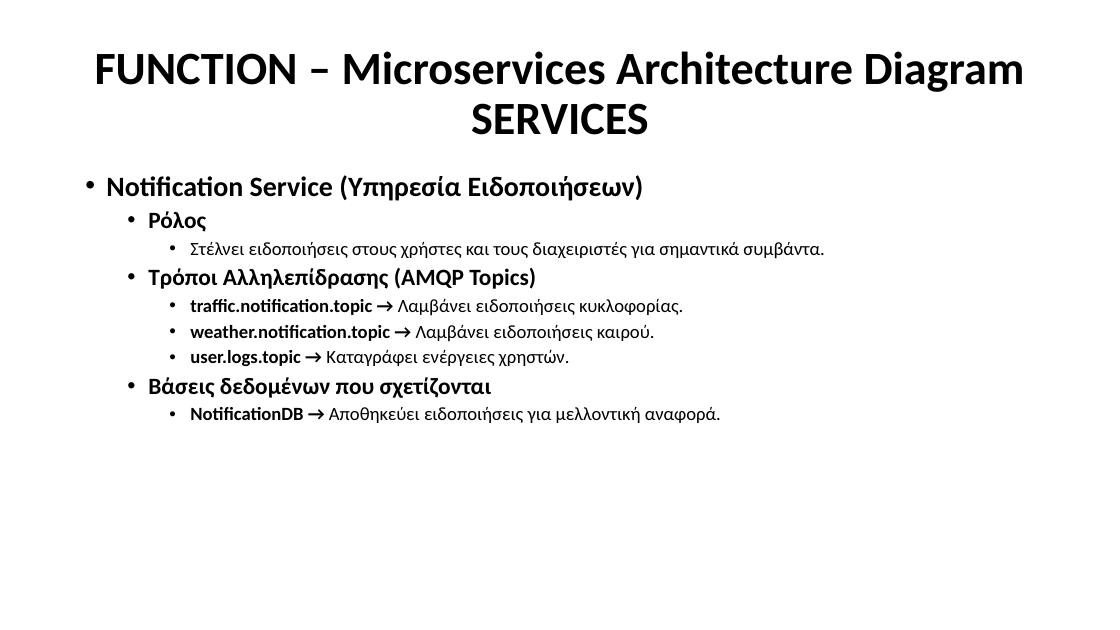
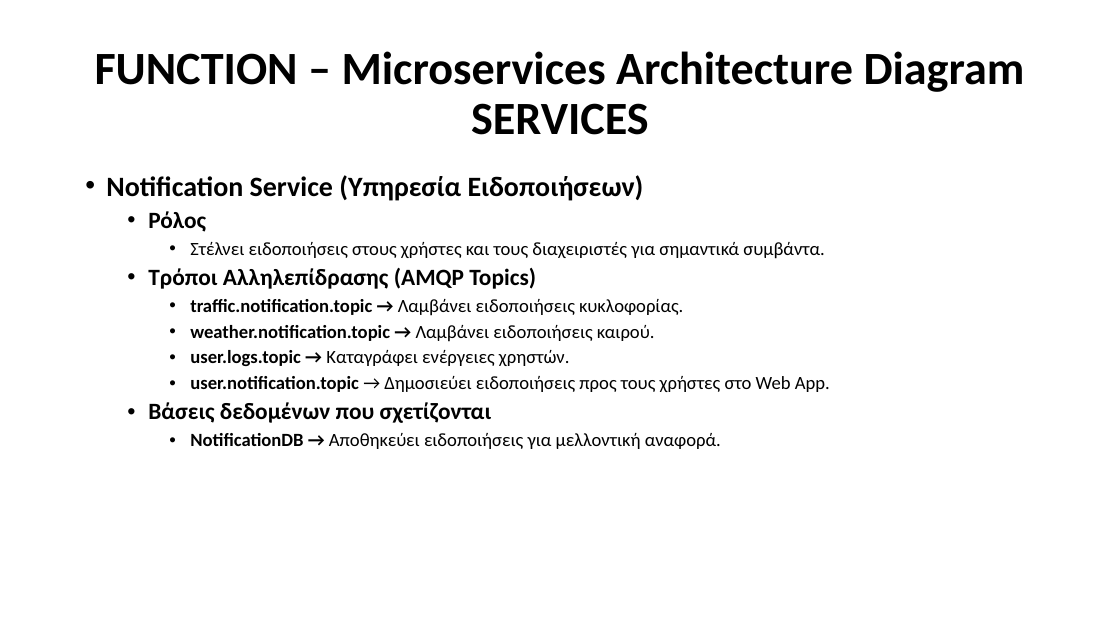
Before and after one commit to Ath21/STL_Drive, a slide deck: slide 44 of Presentation.pptx. Drawn at 1120x630 pixels with LibreOffice and Linux fonts; fonts in the diff are those of the drawing. Boxes give left, top, right and bottom in pixels: in the first picture for what was removed or moved away, otherwise in the second. Text is boxed around its words. In the diff, an @@ line names an element or a change of style, - is before the commit and + after.

```diff
--- a/Presentation.pptx
+++ b/Presentation.pptx
@@ text at box(190, 376, 830, 392): paragraph added @@
+    • user.notification.topic → Δημοσιεύει ειδοποιήσεις προς τους χρήστες στο Web App.
```
Also in this commit, not shown: 3 other slides changed, 1 slide added, 1 slide removed.
